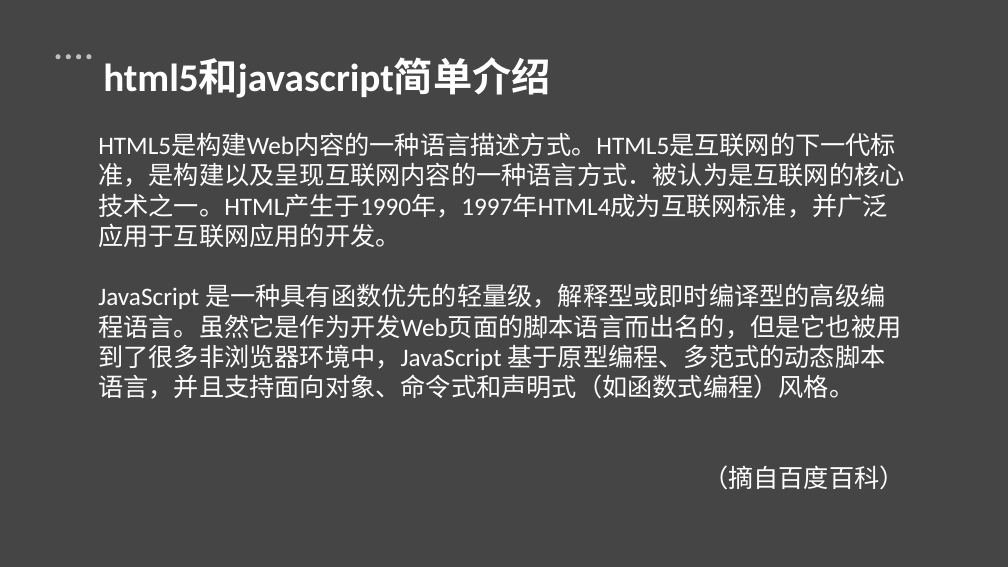
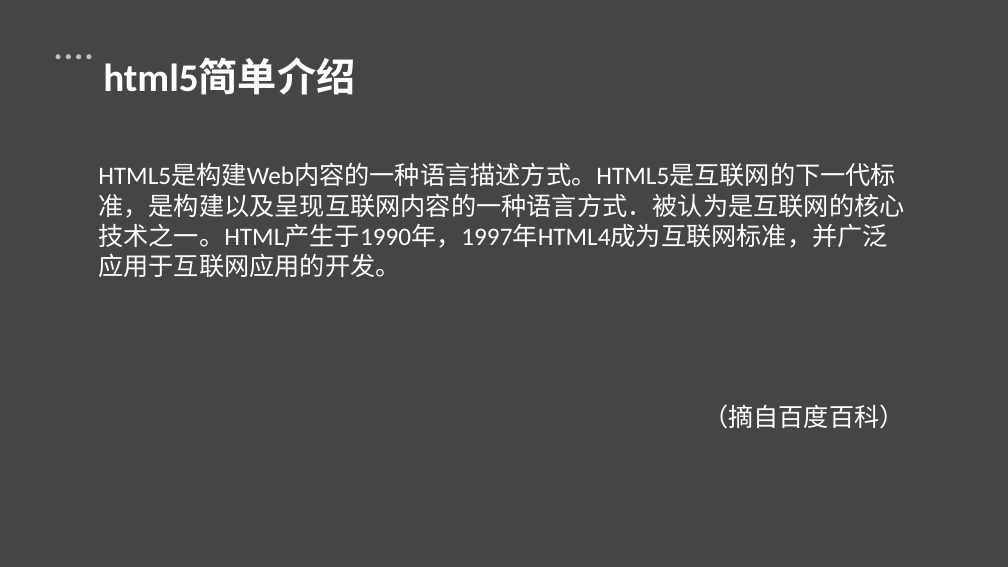
Before and after one commit to gerryhjs/htmljs, a slide deck: slide 2 of html&js课件/html&js.pptx. Drawn at 1008x567 pixels with LibreOffice and Linux fonts; fonts in the diff are those of the drawing. Boxes give left, top, right and bottom in pixels: in the first picture for what was removed or moved away, otherwise in the second. Text is boxed around its words. In the diff, an @@ line names an element or a change of style, - is before the commit and + after.

```diff
--- a/html&js课件/html&js.pptx
+++ b/html&js课件/html&js.pptx
@@ text at (x1=103, y1=58, x2=355, y2=95): text changed @@
-html5和javascript简单介绍
+html5简单介绍
@@ text at (x1=98, y1=284, x2=901, y2=399): paragraph removed @@
-JavaScript 是一种具有函数优先的轻量级，解释型或即时编译型的高级编程语言。虽然它是作为开发Web页面的脚本语言而出名的，但是它也被用到了很多非浏览器环境中，JavaScript 基于原型编程、多范式的动态脚本语言，并且支持面向对象、命令式和声明式（如函数式编程）风格。
```
Also in this commit, not shown: 4 other slides changed, 19 slides added, 30 other files.
